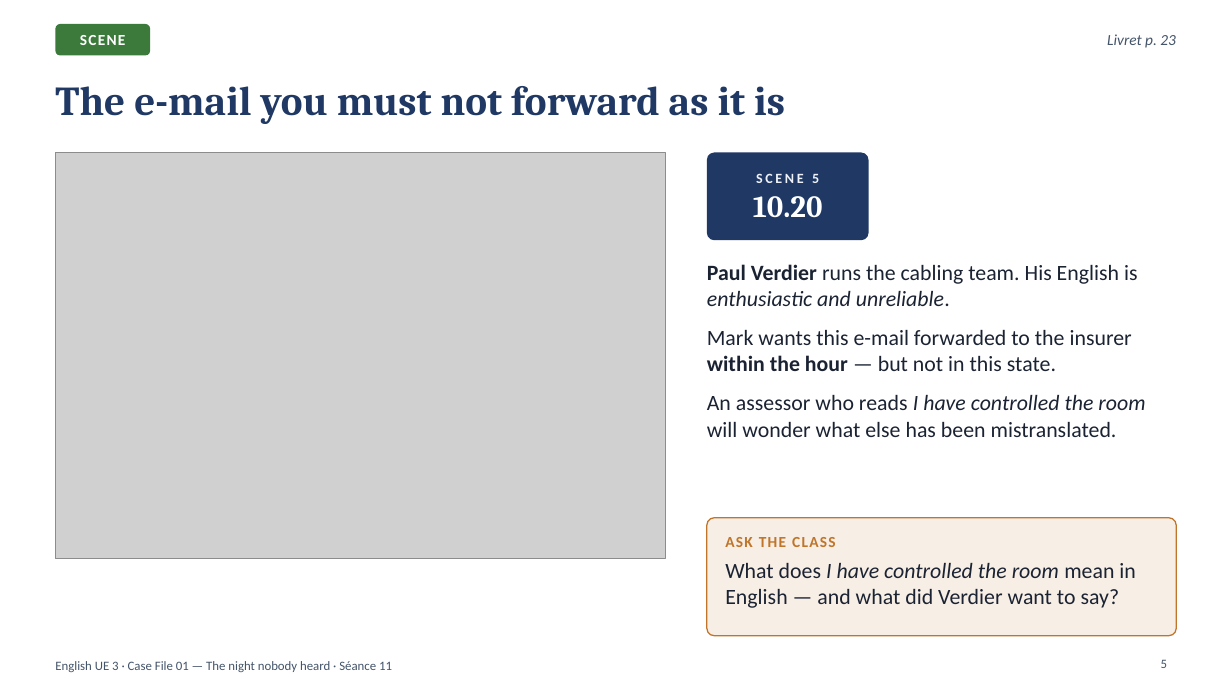
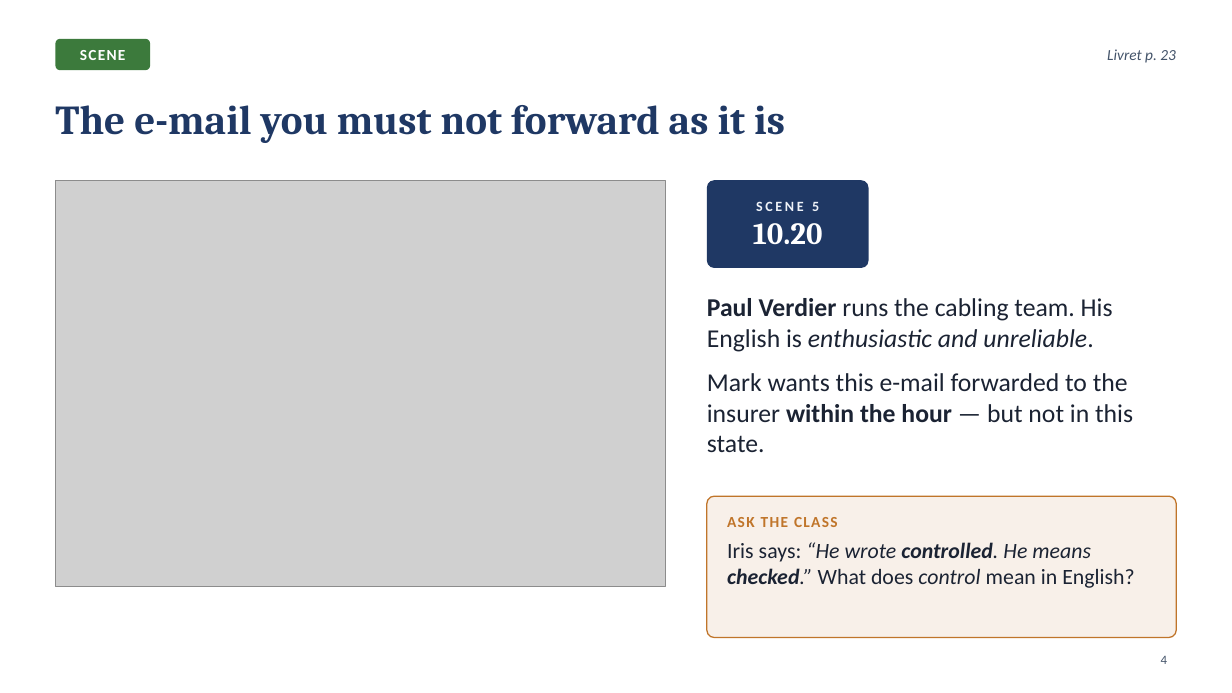
Before and after one commit to ajouniaux/talenleren, a slide deck: slide 4 of powerpoints/Seance_11_Scene5_The_email.pptx (slide 5 before the commit). Drawn at 1232x693 pixels with LibreOffice and Linux fonts; fonts in the diff are those of the drawing; grey boxes stand for pictures. Boxes give left, top, right and bottom in pixels: in the first picture for what was removed or moved away, otherwise in the second. Text is boxed around its words. In the diff, an @@ line names an element or a change of style, - is before the commit and + after.

```diff
--- a/powerpoints/Seance_11_Scene5_The_email.pptx
+++ b/powerpoints/Seance_11_Scene5_The_email.pptx
@@ rounded rectangle "SCENE": place and size @@
-rounded rectangle "SCENE" at bbox=[55, 24, 150, 55]
+rounded rectangle "SCENE" at bbox=[55, 39, 150, 70]
@@ text "Livret p. 23": place and size @@
-text "Livret p. 23" at bbox=[1107, 34, 1176, 48]
+text "Livret p. 23" at bbox=[1107, 49, 1176, 63]
@@ title "The e-mail you must not ...": place and size @@
-title "The e-mail you must not ..." at bbox=[55, 86, 785, 124]
+title "The e-mail you must not ..." at bbox=[55, 105, 785, 143]
@@ 1 picture, 1 text, 1 rounded rectangle: place and size @@
-1 picture, 1 text, 1 rounded rectangle at bbox=[55, 152, 869, 559]
+1 picture, 1 text, 1 rounded rectangle at bbox=[55, 180, 869, 587]
@@ text "Paul Verdier runs the cabling ...": place and size @@
-text "Paul Verdier runs the cabling ..." at bbox=[707, 264, 1145, 437]
+text "Paul Verdier runs the cabling ..." at bbox=[707, 298, 1133, 452]
@@ text "Paul Verdier runs the cabling ..." at bbox=[707, 298, 1133, 452]: size 17 to 20 pt @@
@@ text at bbox=[707, 395, 1145, 437]: paragraph removed @@
-An assessor who reads I have controlled the room will wonder what else has been mistranslated.
@@ rounded rectangle: place and size @@
-rounded rectangle at bbox=[707, 518, 1177, 636]
+rounded rectangle at bbox=[707, 496, 1177, 638]
@@ rounded rectangle at bbox=[707, 496, 1177, 638]: fill #C0752A at 12% opacity to #C0752A at 10% opacity; proportions changed @@
@@ text "ASK THE CLASS": place and size @@
-text "ASK THE CLASS" at bbox=[725, 537, 836, 547]
+text "ASK THE CLASS" at bbox=[727, 517, 838, 527]
@@ text at bbox=[727, 542, 1135, 588]: text changed; italic on @@
-What does I have controlled the room mean in English — and what did Verdier want to say?
+Iris says: “He wrote controlled. He means checked.” What does control mean in English?
@@ page number removed at bbox=[1161, 659, 1167, 668] @@
-5
@@ page number added at bbox=[1161, 656, 1167, 664], 10 pt, text #44546A @@
+4
@@ text removed at bbox=[55, 661, 392, 672] @@
-English UE 3 · Case File 01 — The night nobody heard · Séance 11
```
Also in this commit, not shown: 8 other slides changed, 13 slides added, 7 slides removed, 8 other files.
